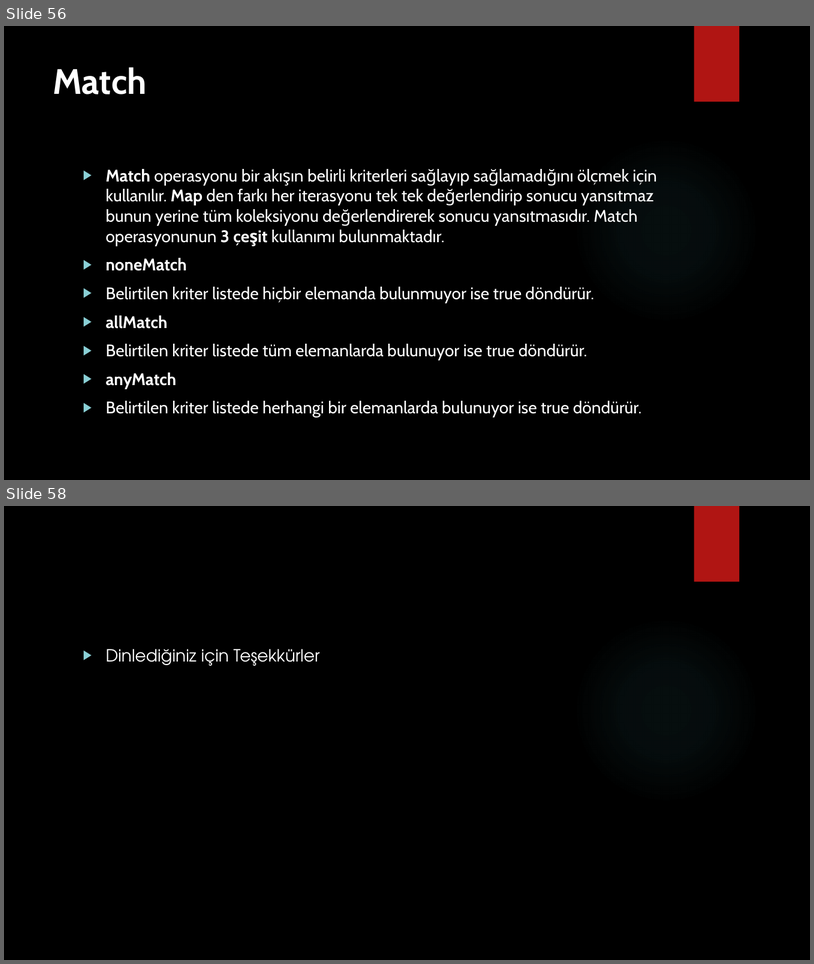
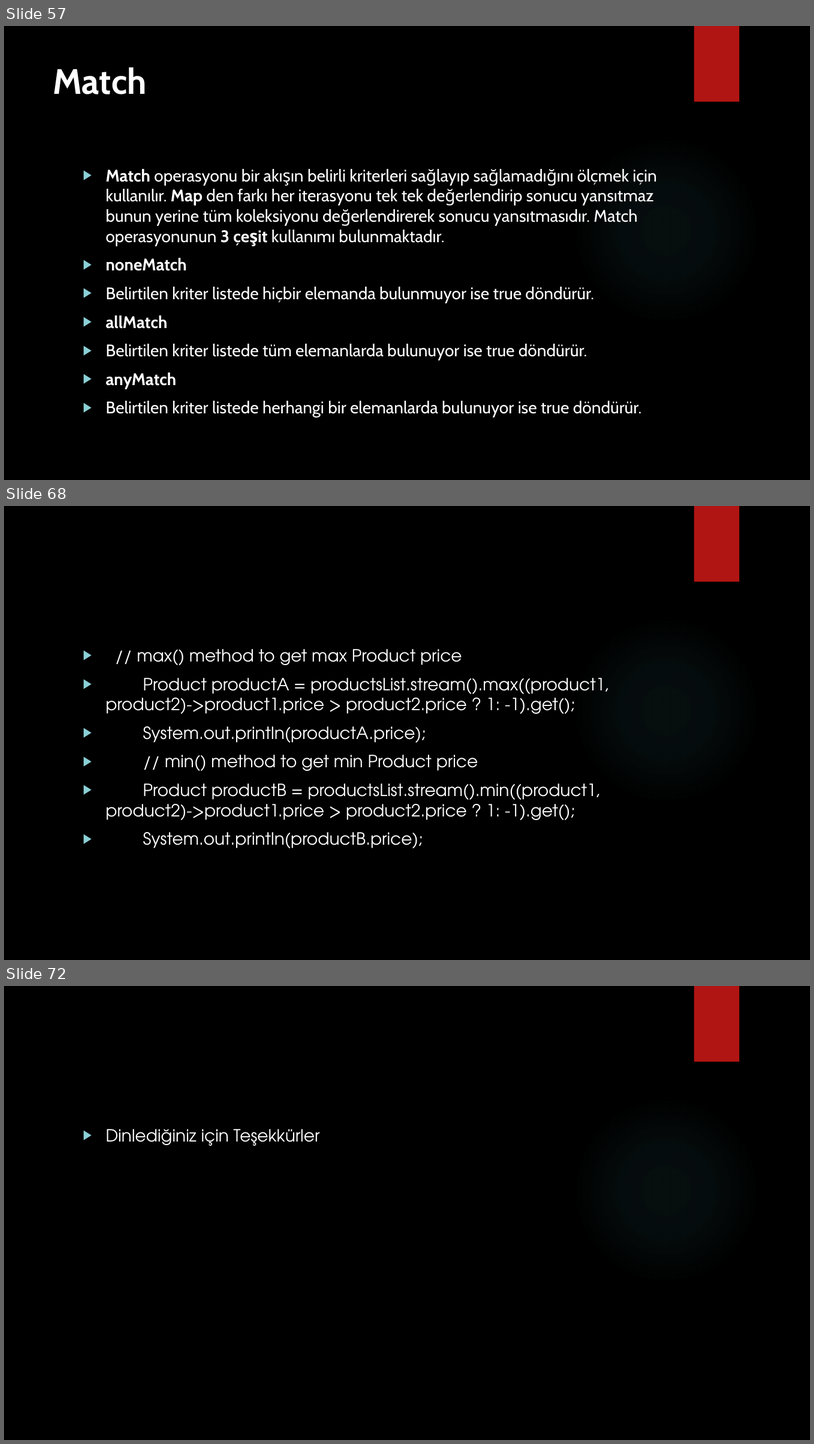
Before and after one commit to burakduman-bilgeadam/sunum, a slide deck: collection/Collections.pptx. Shown one above the other, each under a label of ours: slides 56 and 58 before the commit, slides 57, 68 and 72 after it; the slides between them are not shown. The pictures are 814x964 and 814x1444 pixels, drawn with LibreOffice and Linux fonts; fonts in the diff are those of the drawing; background and template pictures are left out. Boxes give left, top, right and bottom in pixels: in the first picture for what was removed or moved away, otherwise in the second. Text is boxed around its words. In the diff, an @@ line names an element or a change of style, - is before the commit and + after.

```diff
--- a/collection/Collections.pptx
+++ b/collection/Collections.pptx
@@ slide 68 added at <box>4,506,810,960</box>, background picture (left out); not listed: 2 template elements that a slide beside it also shows @@
@@ text added at <box>106,649,609,848</box>, 20 pt, text #FFFFFF @@
+▶ // max() method to get max Product price
+▶ Product productA = productsList.stream().max((product1, product2)->product1.price > product2.price ? 1: -1).get();
+▶ System.out.println(productA.price);
+▶ // min() method to get min Product price
+▶ Product productB = productsList.stream().min((product1, product2)->product1.price > product2.price ? 1: -1).get();
+▶ System.out.println(productB.price);
@@ what was slide 56 is now slide 57 @@
@@ what was slide 58 is now slide 72 @@
```
Also in this commit, not shown: 2 slides changed, 13 other slides added, 1 other file.
